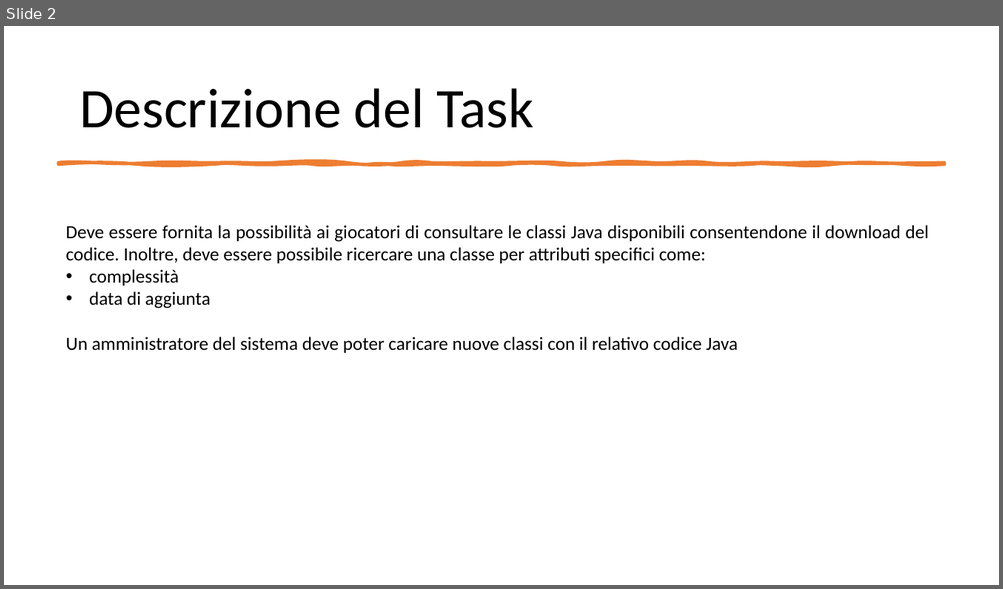
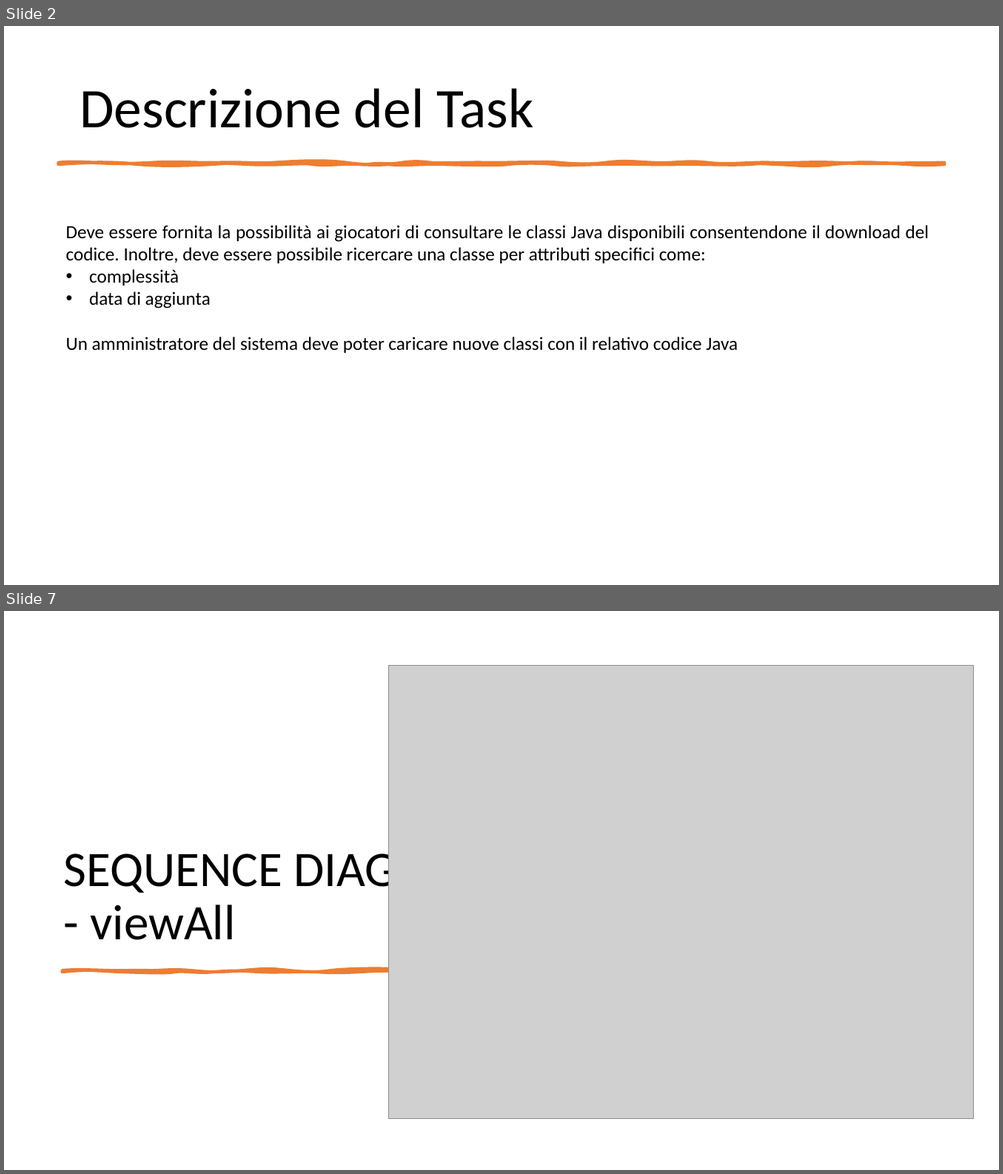
Before and after one commit to Testing-Game-SAD-2023/T1-G20, a slide deck: Pres_G20_T1_IT3.pptx. Shown one above the other, each under a label of ours: slide 2 before the commit, slides 2 and 7 after it; the slides between them are not shown. The pictures are 1003x589 and 1003x1174 pixels, drawn with LibreOffice and Linux fonts; fonts in the diff are those of the drawing; grey boxes stand for pictures. Boxes give left, top, right and bottom in pixels: in the first picture for what was removed or moved away, otherwise in the second. Text is boxed around its words. In the diff, an @@ line names an element or a change of style, - is before the commit and + after.

```diff
--- a/Pres_G20_T1_IT3.pptx
+++ b/Pres_G20_T1_IT3.pptx
@@ slide 7 added at (x1=4, y1=611, x2=999, y2=1170), background #FFFFFF @@
@@ picture added at (x1=388, y1=666, x2=973, y2=1119) @@
@@ title added at (x1=64, y1=845, x2=495, y2=940), 48 pt, text #000000 @@
+SEQUENCE DIAGRAM
+- viewAll
@@ freeform shape added at (x1=62, y1=971, x2=408, y2=972), fill #ED7D31, outline #ED7D31 3 pt @@
```
Also in this commit, not shown: 5 slides changed, 4 other slides added.
